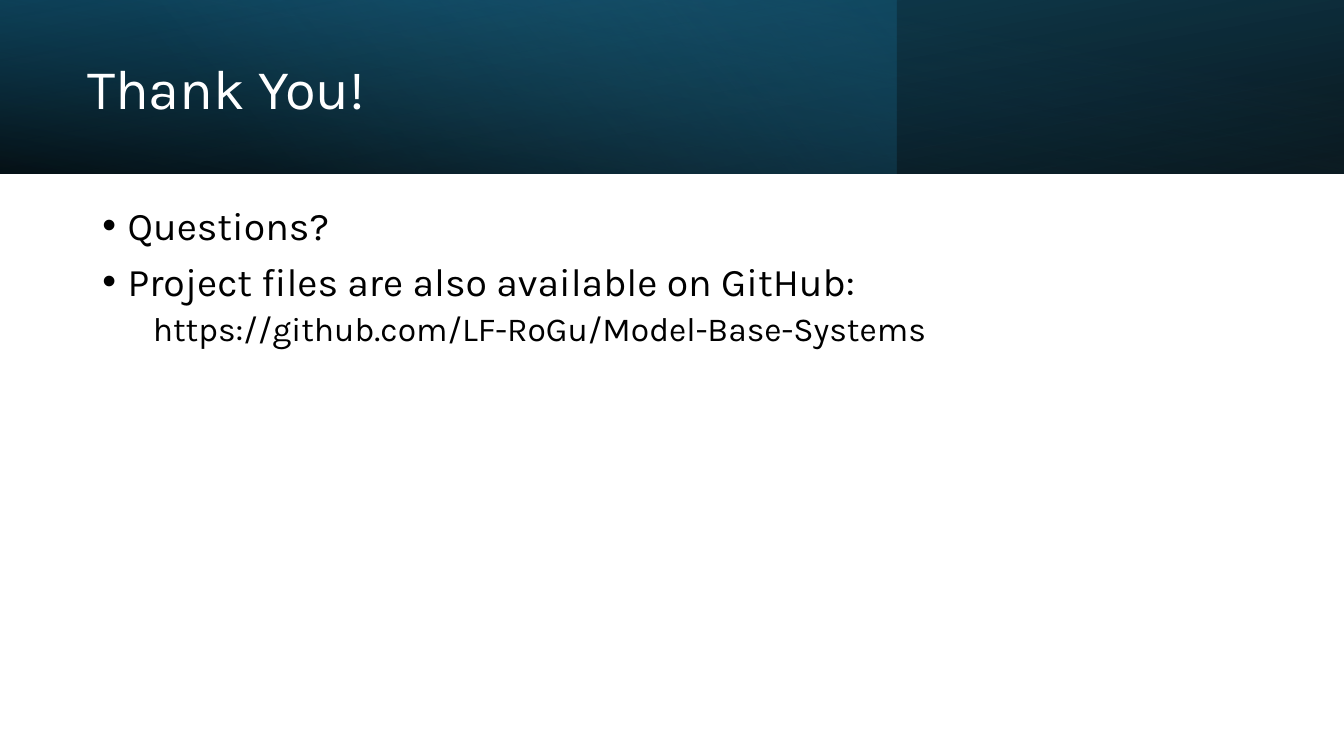
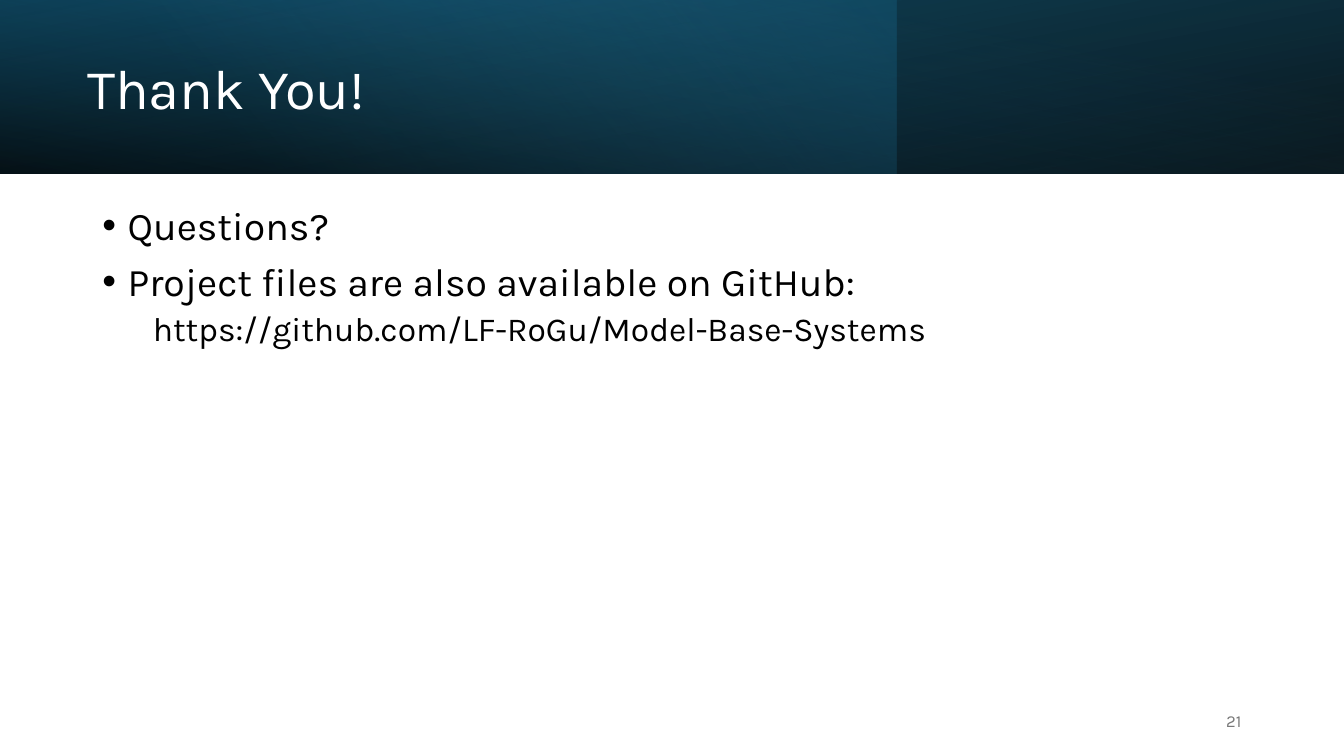
Before and after one commit to LF-RoGu/Model-Base-Systems, a slide deck: slide 21 of Presentation/C-ITS.pptx. Drawn at 1344x756 pixels with LibreOffice and Linux fonts; fonts in the diff are those of the drawing. Boxes give left, top, right and bottom in pixels: in the first picture for what was removed or moved away, otherwise in the second. Text is boxed around its words. In the diff, an @@ line names an element or a change of style, - is before the commit and + after.

```diff
--- a/Presentation/C-ITS.pptx
+++ b/Presentation/C-ITS.pptx
@@ page number added at <box>1226,716,1241,727</box>, 12 pt, text #797979 @@
+21
```
Also in this commit, not shown: 21 other slides changed, 3 slides added, 1 other file.
